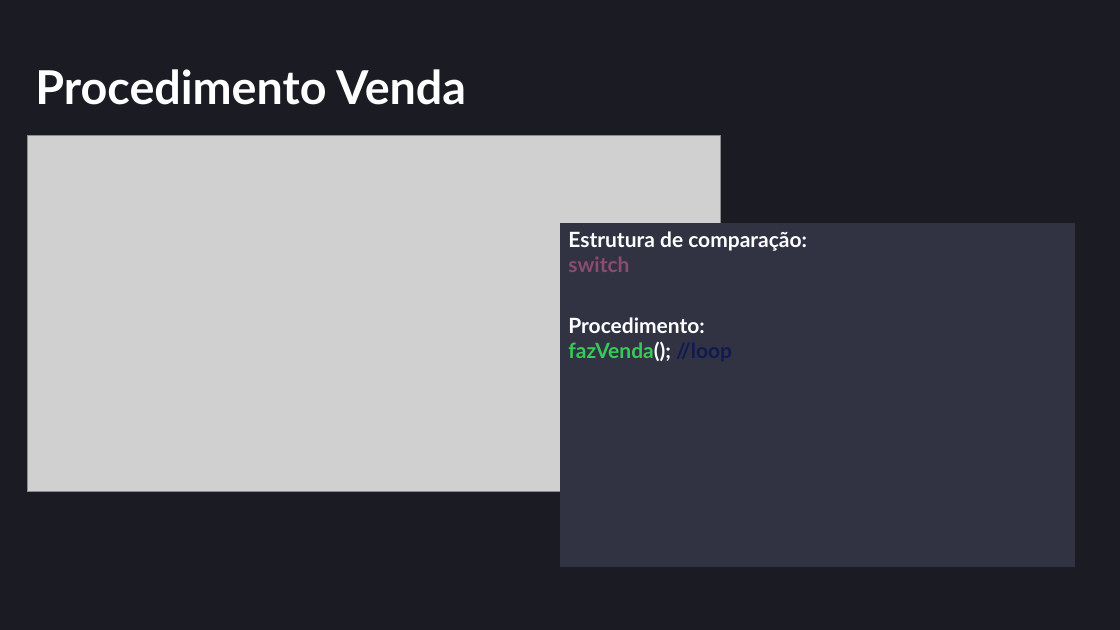
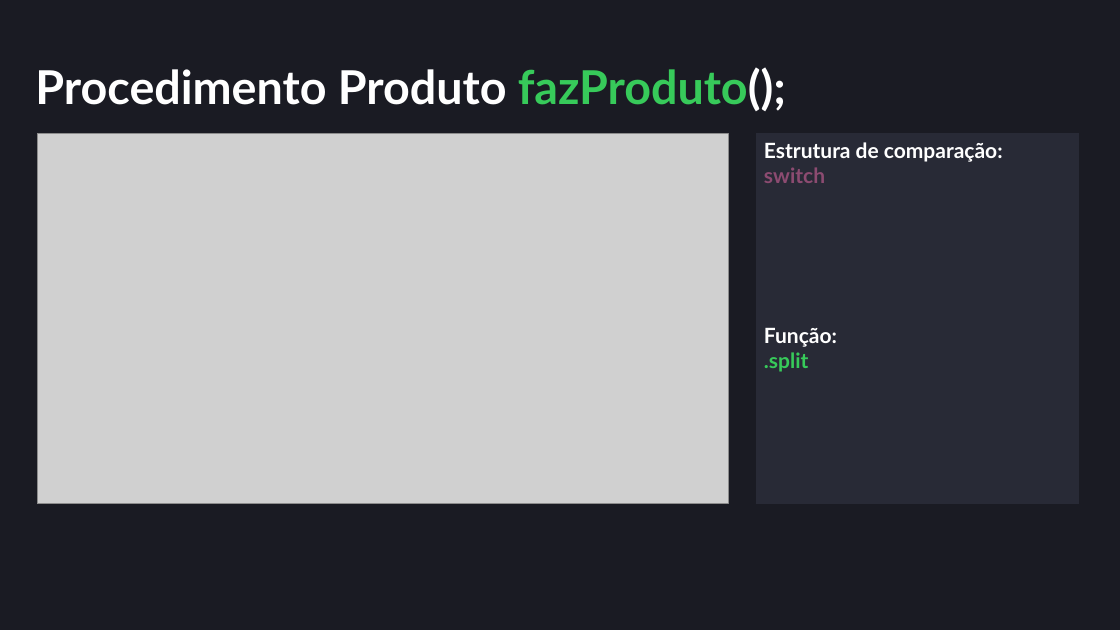
Before and after one commit to Alexson-Felipe/senai, a slide deck: slide 3 of Trabalho/Trabalho delivery.pptx. Drawn at 1120x630 pixels with LibreOffice and Linux fonts; fonts in the diff are those of the drawing; grey boxes stand for pictures. Boxes give left, top, right and bottom in pixels: in the first picture for what was removed or moved away, otherwise in the second. Text is boxed around its words. In the diff, an @@ line names an element or a change of style, - is before the commit and + after.

```diff
--- a/Trabalho/Trabalho delivery.pptx
+++ b/Trabalho/Trabalho delivery.pptx
@@ title at <box>35,67,786,111</box>: text changed @@
-Procedimento Venda
+Procedimento Produto fazProduto();
@@ picture: place and size @@
-picture at <box>27,135,720,492</box>
+picture at <box>37,134,728,504</box>
@@ table at <box>756,134,1081,504</box> @@
-row 2: Procedimento: / fazVenda(); //loop
-row 3: 
-row 4: 
+row 2: Função: / .split
@@ table: place and size @@
-table at <box>560,223,1076,567</box>
+table at <box>756,134,1081,504</box>
```
Also in this commit, not shown: 2 other slides changed, 2 slides added, 1 other file.
